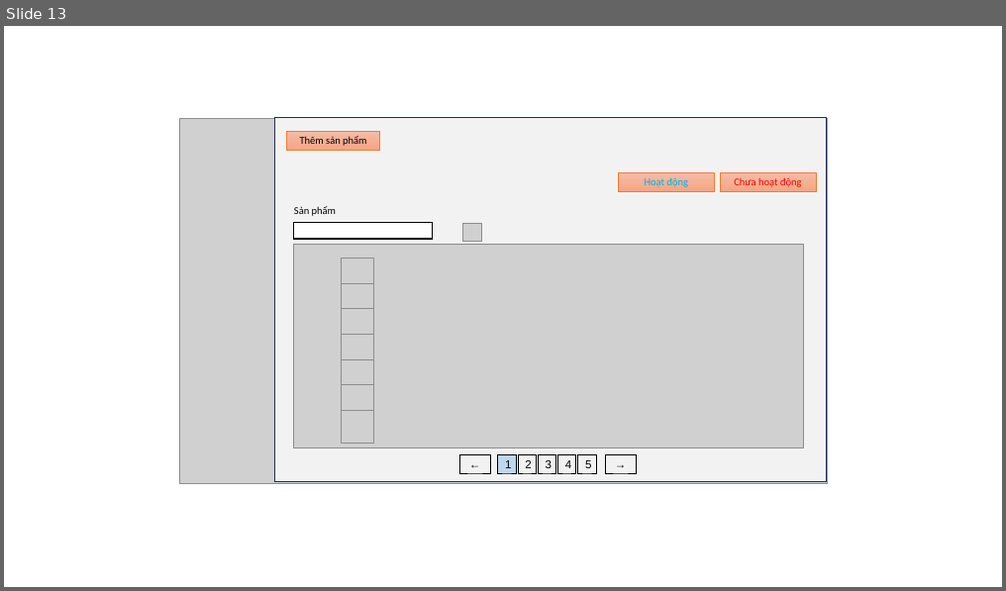
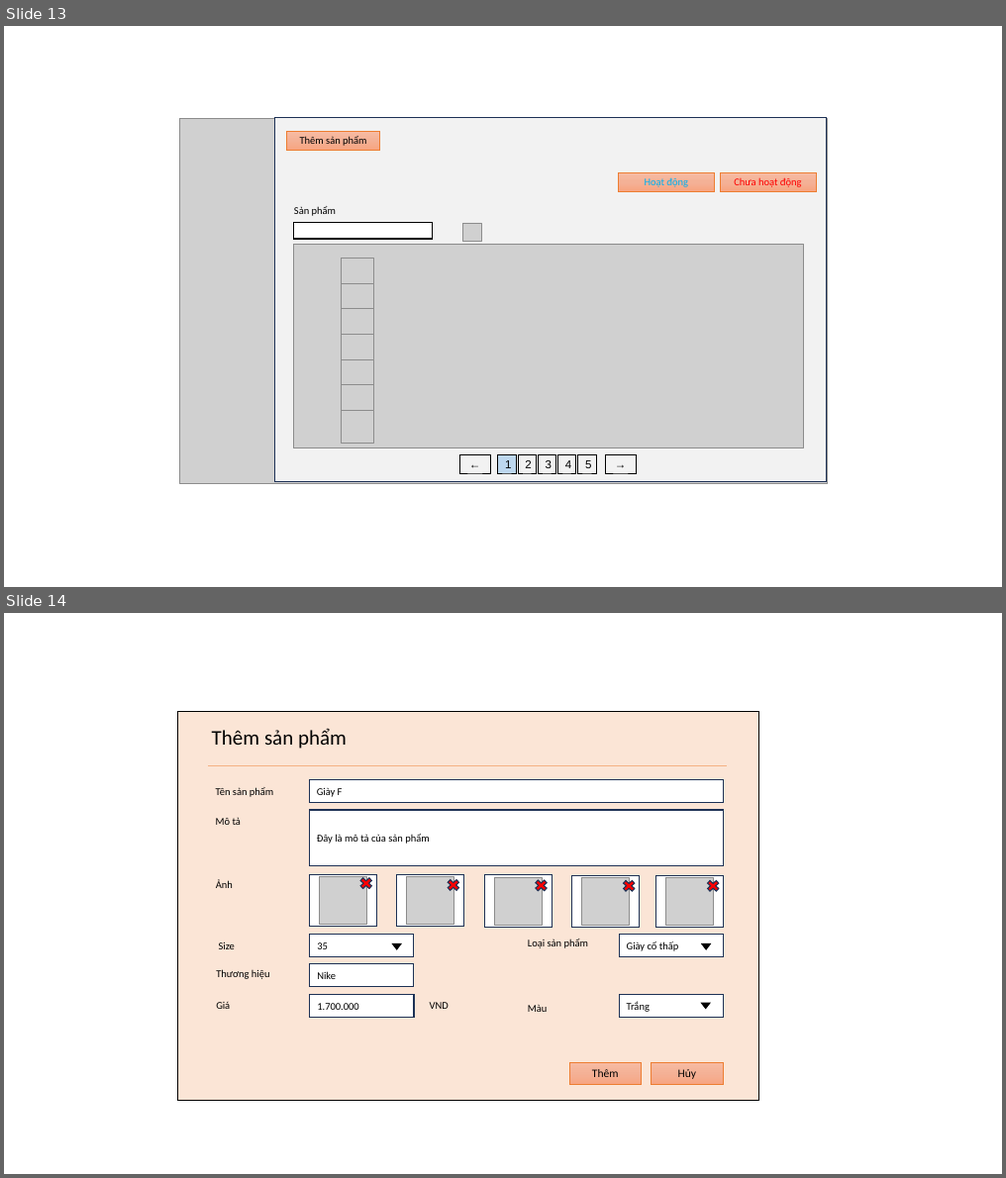
Before and after one commit to hnhhngn/shoes-store, a slide deck: BaoCao/2.Thiết kế hệ thống/GiaoDien.pptx. Shown one above the other, each under a label of ours: slide 13 before the commit, slides 13 and 14 after it. The pictures are 1006x591 and 1006x1178 pixels, drawn with LibreOffice and Linux fonts; fonts in the diff are those of the drawing; grey boxes stand for pictures; background and template pictures are left out. Boxes give left, top, right and bottom in pixels: in the first picture for what was removed or moved away, otherwise in the second. Text is boxed around its words. In the diff, an @@ line names an element or a change of style, - is before the commit and + after.

```diff
--- a/BaoCao/2.Thiết kế hệ thống/GiaoDien.pptx
+++ b/BaoCao/2.Thiết kế hệ thống/GiaoDien.pptx
@@ slide 14 added at (x1=4, y1=613, x2=1002, y2=1174), background #FFFFFF @@
@@ group added at (x1=177, y1=712, x2=758, y2=1100): 15 rectangles, 10 texts, 5 pictures, 5 crosses, 3 triangles, 1 line @@
+Thêm sản phẩm
+Hủy
+Thêm
+Tên sản phẩm
+Mô tả
+Giá
+Màu
+Thương hiệu
+Ảnh
+Size
+Loại sản phẩm
+Giày F
+Đây là mô tả của sản phẩm
+1.700.000
+Trắng
+Nike
+35
+Giày cổ thấp
+VND
```
Also in this commit, not shown: 1 other slide added, 2 other files.
